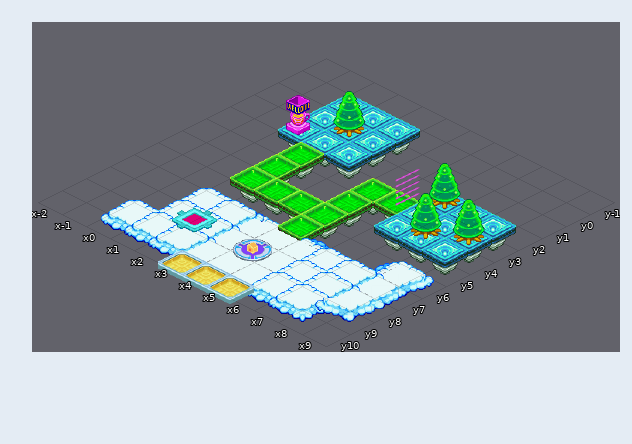
Tiled map -- areas/default.tmx. Above, as it was before the edit.
Cells are 64x32 px. Isometric: x runs down to the right, y down to the left. Shown: x -2..9, y -1..10.
And afterwards:
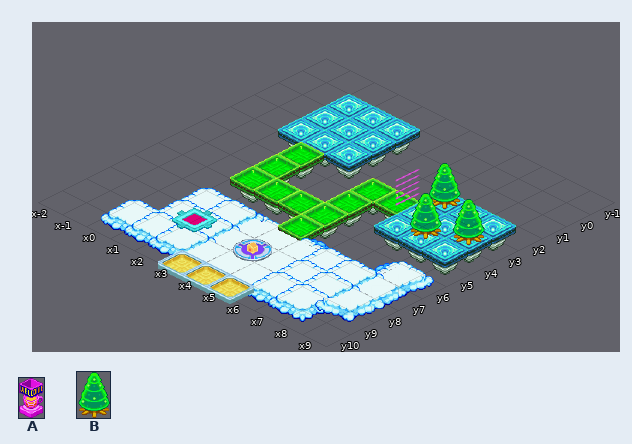
Key: from "coffee": A 0; from "tree": B 0 flipped left-right.
Objects are placed by the point they stand on, in cells (3,4 is the top-left corner of cell 3,4); size is 1x1 cell unless given.
Change:
--- layer "Object Layer"
-B at 1.4,1.4 size 0.7x1.9
-A at 0.4,2.5 size 0.5x1.7
Changed places in both pictures, as pixel boxes (x1, y1, x2, y2):
removed: (333, 91, 365, 128)
removed: (286, 95, 310, 129)
